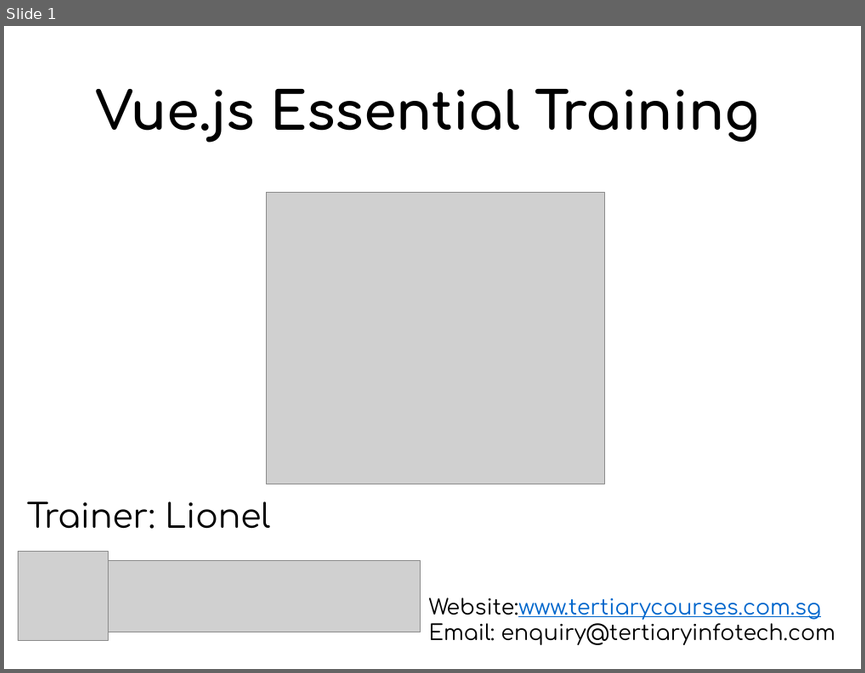
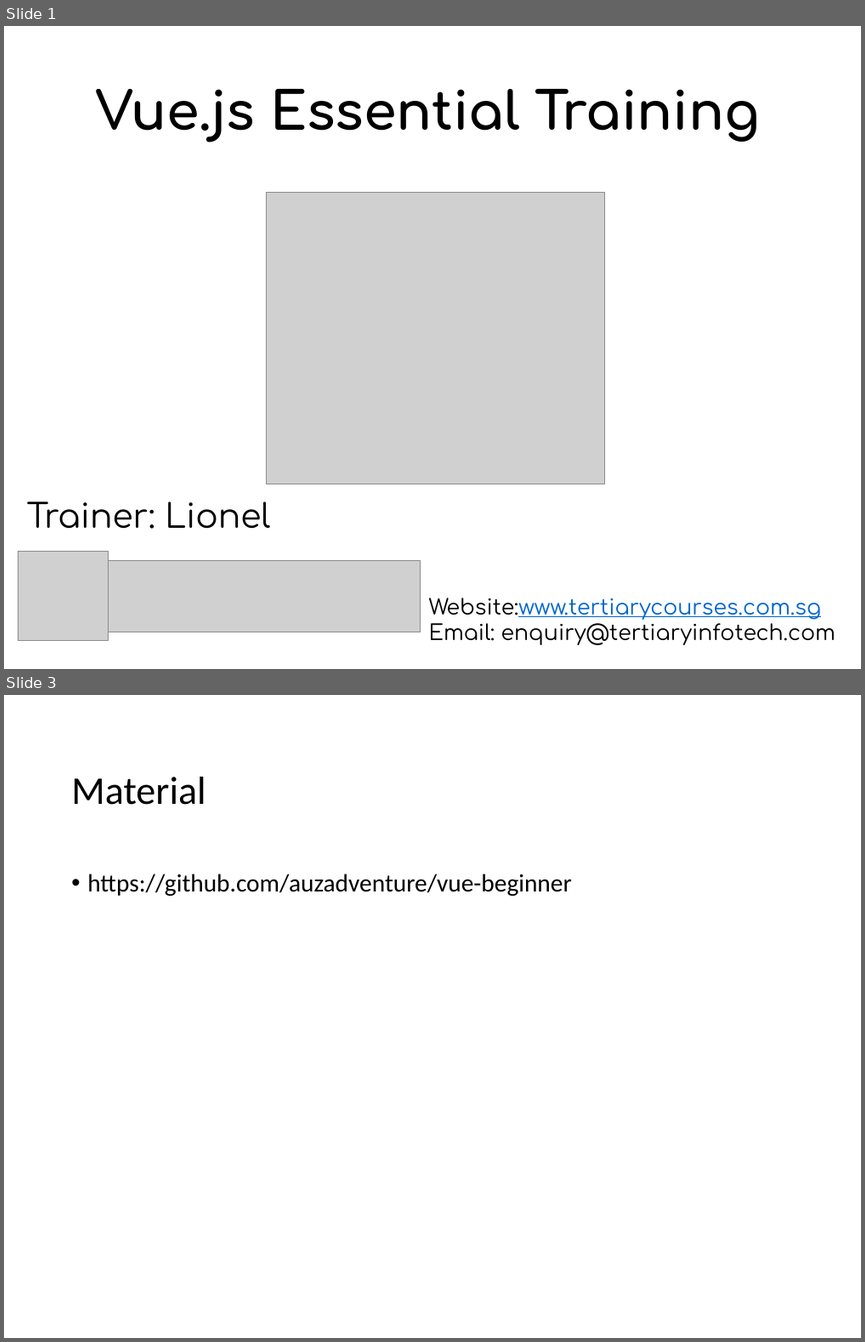
Before and after one commit to auzadventure/vue-beginner, a slide deck: SG - Lionel - Vue.js Essential Training - v2.pptx. Shown one above the other, each under a label of ours: slide 1 before the commit, slides 1 and 3 after it; the slides between them are not shown. The pictures are 865x673 and 865x1342 pixels, drawn with LibreOffice and Linux fonts; fonts in the diff are those of the drawing; grey boxes stand for pictures. Boxes give left, top, right and bottom in pixels: in the first picture for what was removed or moved away, otherwise in the second. Text is boxed around its words. In the diff, an @@ line names an element or a change of style, - is before the commit and + after.

```diff
--- a/SG - Lionel - Vue.js Essential Training - v2.pptx
+++ b/SG - Lionel - Vue.js Essential Training - v2.pptx
@@ slide 3 added at [4,695,861,1338], background #FFFFFF @@
@@ title added at [71,777,205,805], 33 pt, text #000000 @@
+Material
@@ text added at [87,873,572,896], 21 pt, text #000000 @@
+• https://github.com/auzadventure/vue-beginner
```
Also in this commit, not shown: 86 slides changed, 5 other files.
